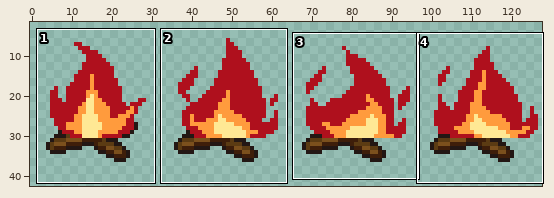
Two states of a sprite sheet, Assets/Graphics/fire_3.png. The picture above shows the old version from afar; the outline marks the close-up.
Close-up. Before:
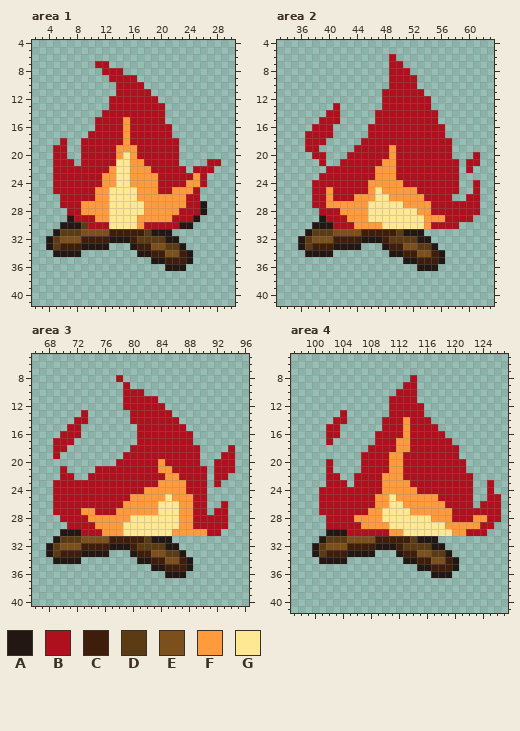
The file is 256x96 pixels, drawn in blocks of 2x2; one block is one cell here. Shown: area 1: x 2..30, y 4..41; area 2: x 33..63, y 4..41; area 3: x 66..96, y 5..40; area 4: x 97..127, y 5..41. The wide view leaves out empty margins.
Palette (. is transparent): A #231714  B #af101d  C #3e1e0a  D #5b3b13  E #7b501d  F #ff9b3d  G #ffe894
New version:
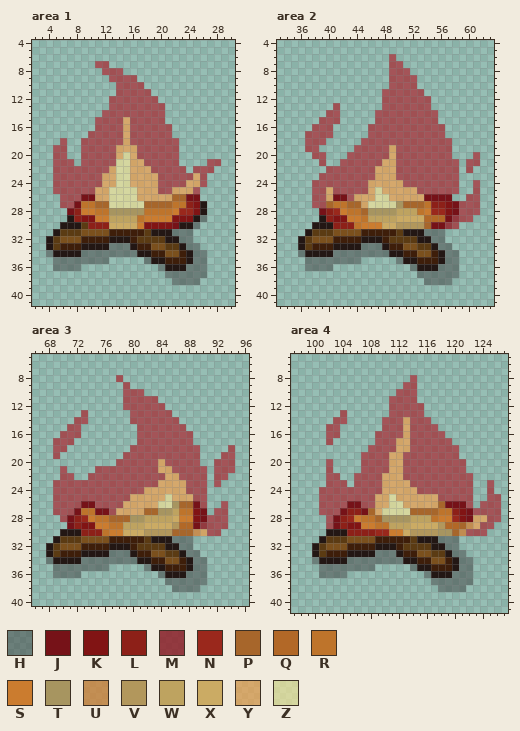
Colours new in this view: H #40404080  J #761218  K #811414  L #8d2018  M #921a24cd  N #9a281c  P #a7662b  Q #b26827  R #be742b  S #cb7c2f  T #a79560  U #ce833ccd  V #b2975c  W #bea360  X #cbab64  Y #ff9a3c9a  Z #ffe8939a
From old to new:
colour B: #af101d -> #ae0f1c9a
Changed rows in their new state; - is a pixel that keeps its letter.
Area 1:
first column x 4:
15 -----------Y-----------
16 -----------Y-----------
17 -----------Y-----------
18 -----------Y-----------
19 ----------YYY----------
20 ----------YZY----------
21 ----------ZZYY---------
22 ---------YZZYYY--------
23 --------YYZZYYYY-----Y-
24 --------YYZZYYYY----YY-
25 -------YYZZZZYYY--YYY--
26 -----JJYYZZZZYYYYYPPJJ-
27 ----JRRPPZZZZZPPPPRRLK-
28 ---JLSSRRTTTTTRRRRSNNK-
29 ----LKKSSWWWWRSSSSKKK-H
30 ------LLLXXXXSKKKKJ--H-
31 ------------------HHH--
32 -------------------HH--
33 ---------HHH--------HH-
34 H----HHHHHHHH--------HH
35 -HHHHHHHH-----H------HH
36 -HHHH-----------H---HHH
37 -----------------HHHHHH
38 ------------------HHHH-
Area 2:
first column x 36:
19 -------------Y---------
20 -------------Y---------
21 ------------YY---------
22 -----------YYY---------
23 -----------YYY---------
24 ----------YYYYY--------
25 ----Y-----YZYYYYY------
26 ----YJJ-YYYZZYYYYYJJJJ-
27 ----PRRPPYZZZZTPPPRLLKJ
28 ---JLNSRRPTTTTWWWRSNNKJ
29 ----LKKSSRWWWWXXXXQQQJM
30 -----LLLRSSSXXVVVVPJJM-
31 ------------------HHH--
32 -------------------HH--
33 ---------HHH--------HH-
34 H----HHHHHHHH--------HH
35 -HHHHHHHH-----H------HH
36 -HHHH-----------H---HHH
37 -----------------HHHHHH
38 ------------------HHHH-
Area 3:
first column x 68:
20 ----------------Y------
21 ----------------YY-----
22 -----------------YY----
23 ----------------YYYY---
24 --------------YYYYYY---
25 ------------YYYYYZYYY--
26 -----JJ----YYYYYZZTPPJ-
27 ----JRRJJ-YYYYPPTTWRRKJ
28 ---JLNSRRPPPTTWWWWXSSKJ
29 ---JLKKSSRRWWWXXXXVQQJM
30 -----LLLRSSXXXVVVVPPPUY
31 ------------------HHH--
32 -------------------HH--
33 ---------HHH--------HH-
34 H----HHHHHHHH--------HH
35 -HHHHHHHH-----H------HH
36 -HHHH-----------H---HHH
37 -----------------HHHHHH
38 ------------------HHHH-
Area 4:
first column x 100:
14 -------------Y-----------
15 -------------Y-----------
16 -------------Y-----------
17 ------------YY-----------
18 ------------YY-----------
19 -----------YY------------
20 -----------YY------------
21 -----------YY------------
22 ----------YYY------------
23 ----------YYYY-----------
24 ----------YYYYY----------
25 ---------YYZYYYYYY-------
26 -----JJ--YYZZYYYYYPJJJ---
27 ----JLLJPYZZZZPPPPRRLKJ--
28 ---JLNSRRPTTTTWWWRSSNKJYY
29 ---JLKKSSRRWWWXXXXVQQPUY-
30 -----LLLLNNSSXVVVVTTPU---
31 ------------------HHH----
32 -------------------HH----
33 ---------HHH--------HH---
34 H----HHHHHHHH--------HH--
35 -HHHHHHHH-----H------HH--
36 -HHHH-----------H---HHH--
37 -----------------HHHHHH--
38 ------------------HHHH---
Boxes around the changes in both close-ups, in picture pixels (x1, y1, x2, y2):
changed: (46, 61, 221, 285)
changed: (298, 54, 480, 285)
changed: (46, 375, 235, 592)
changed: (312, 375, 501, 592)
